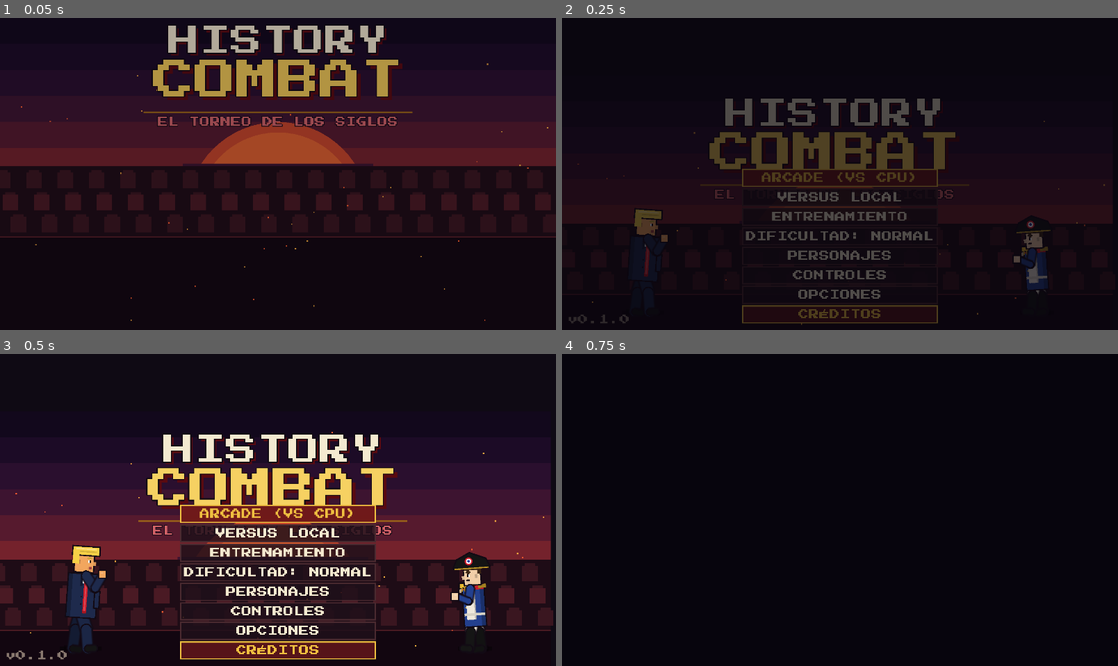
Above: before the commit, frames 1-4 (two rows, left to right).
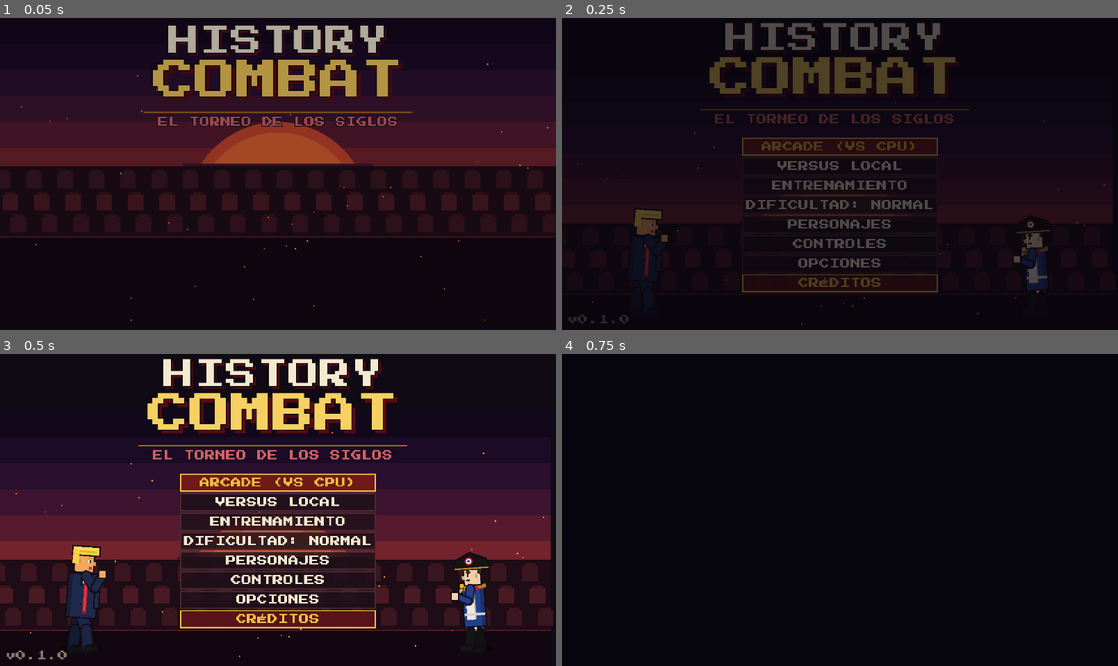
Above: after the commit, the same moments.

Repository: estaban2905/Historical-Kombat-online
Game: Godot game, scene res://scenes/Login.tscn
Same seed, same stepped clock (60 frames per second), same inputs: the game is played once before the commit and once after it.
Inputs:
- Up to frame 1 (0.05 s): no input
- Up to frame 2 (0.25 s): no input
- Up to frame 3 (0.5 s): no input
- Up to frame 4 (0.75 s): click "ARCADE (VS CPU)" at 0.5 s

Frame 1 is identical in both runs. In frame 2, 15% of the frame differs, in the area x 24-74%, y 1-98%; in frame 3, 24%; in frame 4, nothing differs.

Commit message:
fix: menu principal sin solapar el titulo con los botones

Diff:
--- a/scenes/MainMenu.tscn
+++ b/scenes/MainMenu.tscn
@@ -25,12 +25,12 @@
 grow_vertical = 2
 mouse_filter = 2
 script = ExtResource("2_bg")
-title_y = 42.0
+title_y = -16.0
 
 [node name="Buttons" type="VBoxContainer" parent="." unique_id=195303599]
 layout_mode = 0
 offset_left = 138.0
-offset_top = 116.0
+offset_top = 92.0
 offset_right = 288.0
 offset_bottom = 232.0
 theme_override_constants/separation = 1
--- a/scripts/ui/main_menu.gd
+++ b/scripts/ui/main_menu.gd
@@ -151,7 +151,7 @@
 		lines.append("   ESP 1: %s" % d.special_1.display_name.to_upper())
 		lines.append("   ESP 2: %s" % d.special_2.display_name.to_upper())
 	lines.append("")
-	lines.append("PÁG %d/%d · ← → CAMBIAR · %d DE 30 LUCHADORES" % [_roster_page + 1, pages, all.size()])
+	lines.append("PÁG %d/%d · ← → CAMBIAR · %d LUCHADORES" % [_roster_page + 1, pages, all.size()])
 	return "\n".join(lines)
 
 func _change_roster_page(step: int) -> void:
